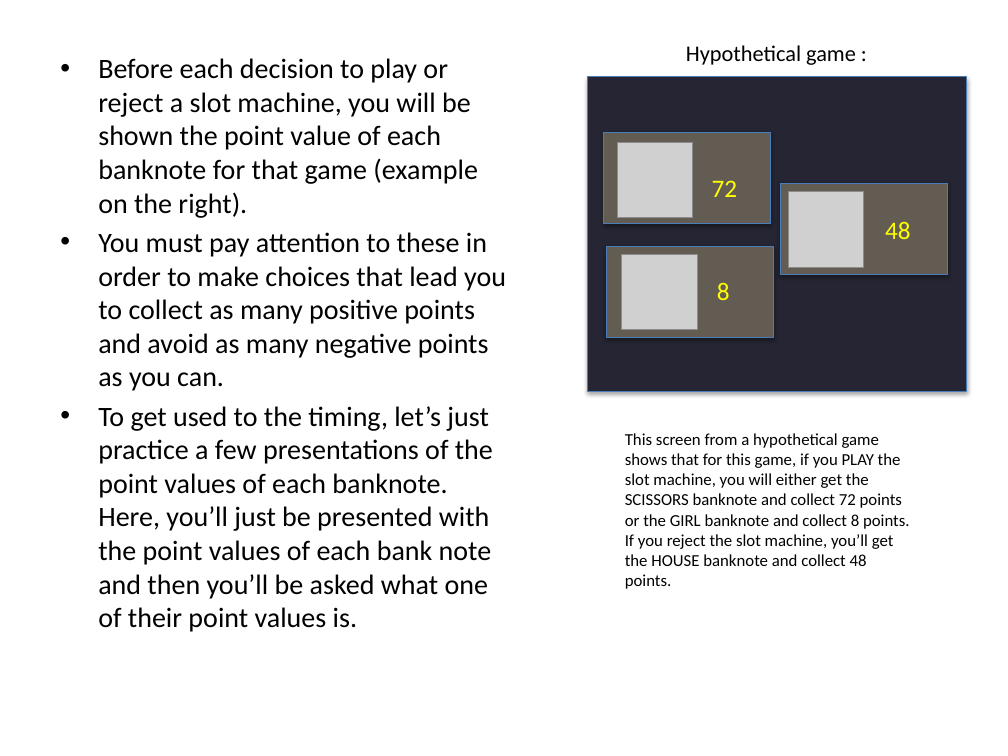
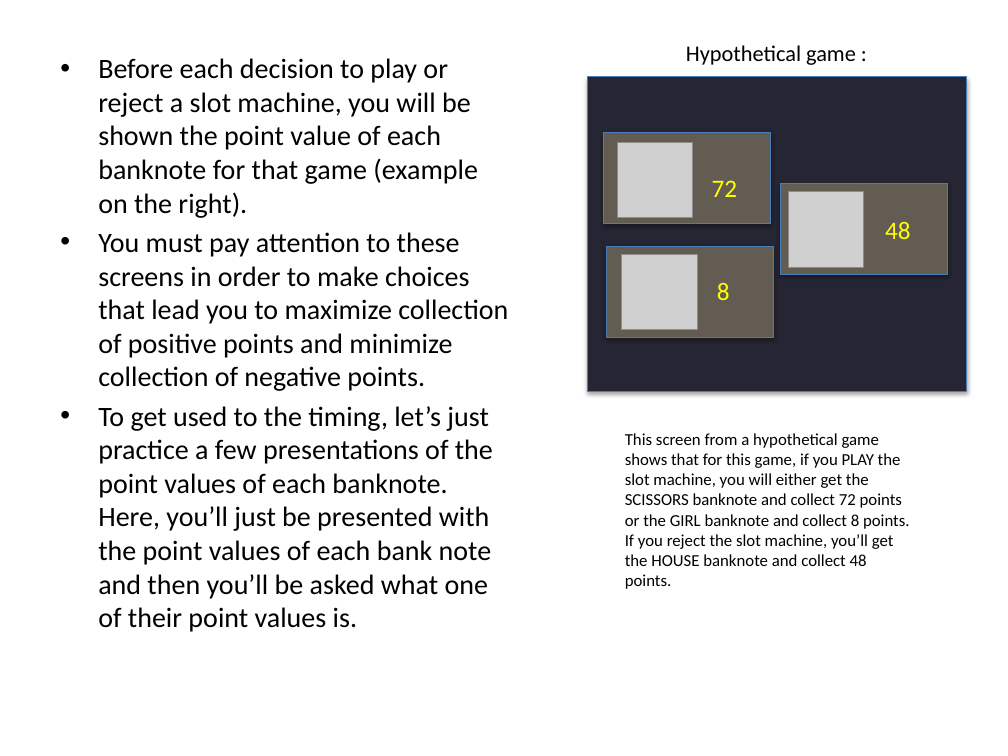
Before and after one commit to evanrussek/uws_jsp, a slide deck: slide 20 of Stimuli/uws_instr_slides.pptx. Drawn at 1008x756 pixels with LibreOffice and Linux fonts; fonts in the diff are those of the drawing; grey boxes stand for pictures. Boxes give left, top, right and bottom in pixels: in the first picture for what was removed or moved away, otherwise in the second. Text is boxed around its words. In the diff, an @@ line names an element or a change of style, - is before the commit and + after.

```diff
--- a/Stimuli/uws_instr_slides.pptx
+++ b/Stimuli/uws_instr_slides.pptx
@@ text at [98, 232, 508, 391]: text changed @@
-• You must pay attention to these in order to make choices that lead you to collect as many positive points and avoid as many negative points as you can.
+• You must pay attention to these screens in order to make choices that lead you to maximize collection of positive points and minimize collection of negative points.
```
Also in this commit, not shown: 4 other slides changed, 13 other files.
